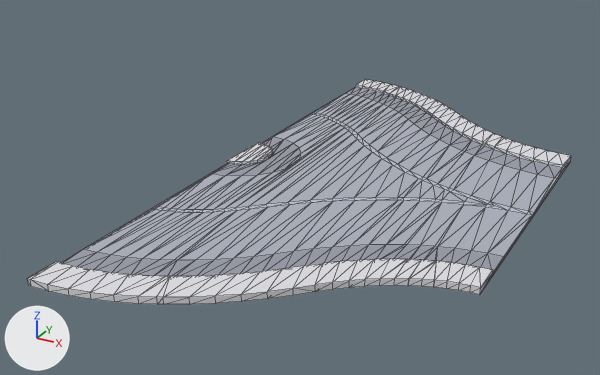
The FBX model Assets/Environment/road_split.fbx as it was, and as the next commit left it.
Before and after are seen from a 50 mm lens placed at (0.96, -1.51, 1.06), pointed at (-0.21, 0.62, -0.01). Arrows for +X, +Y and +Z are at lower left; the lights stay in place. Mesh edges are drawn as thin lines. Where no turn or scale is listed for an object, it has been applied to the vertices. Vertices at the same position are counted once.

The scene before the commit, as lines of its bpy script (objects in view):
```python
me_mesh = bpy.data.meshes.new('Mesh')
me_mesh.from_pydata(...)  # 433 vertices, 862 faces; spans x -0.5..0.5, y -1.0..1.0, z 0.0..0.02
# faces by material slot: [423, 199, 135, 105]
me_mesh.materials.append(mat_pavement)  # white #e2e2e7
me_mesh.materials.append(mat_asphalt)  # light grey #afb4c0
me_mesh.materials.append(mat_asphaltedge)  # grey #9a9da9
me_mesh.materials.append(mat_line)  # light grey #c4c8d7
ob_road_split = bpy.data.objects.new('road_split', me_mesh)
ob_road_split.location = (0.0, 0.75, 0.0)
```
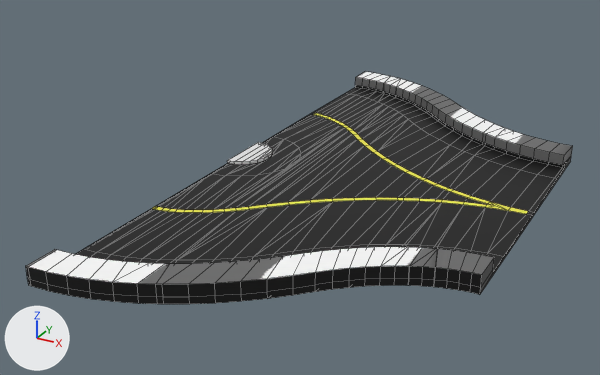
The newer file is also turned or shifted as a whole; pictures and numbers use the older file's frame.

Where the change shows, as pixel boxes (x1, y1, x2, y2) in the pictures (600 x 375 px):
'road_split', reshaped
    before: (27, 79, 571, 304)
    after: (26, 72, 573, 304)
part 1 of me_mesh, added
    after: (26, 247, 494, 297)
part 2 of me_mesh, added
    after: (355, 72, 573, 165)
part 3 of me_mesh, recoloured
    both: (89, 97, 570, 291)
part 4 of me_mesh, recoloured
    both: (76, 92, 494, 263)
part 5 of me_mesh, recoloured
    both: (486, 202, 510, 211)

The change, as a list of edits to the scene's bpy script:
```text
Add img_blackandwhite_lines1_png:
    img_blackandwhite_lines1_png = load_image('BlackAndWhite.Lines1.png', '../Art/BlackAndWhite.Lines1.png', 256, 256, 'sRGB')
Add mat_grey:
    mat_grey = principled_material('grey')
    mat_grey.base_color = (0.8, 0.8, 0.8)  # white #e7e7e7
Add mat_blackandwhite2:
    mat_blackandwhite2 = principled_material('BlackAndWhite2')
    mat_blackandwhite2.texture = img_blackandwhite_lines1_png
Add mat_yellow:
    mat_yellow = principled_material('Yellow')
    mat_yellow.base_color = (0.8, 0.744, 0.0718)  # yellow #e7e04c
Add mat_black:
    mat_black = principled_material('Black')
    mat_black.base_color = (0.0, 0.0, 0.0)  # black #000000
Change me_mesh:
    used by ob_road_split; location = (0.0, 0.75, 0.0)
    remove me_mesh.from_pydata(...)  # 433 vertices, 862 faces; spans x -0.5..0.5, y -1.0..1.0, z 0.0..0.02
    remove me_mesh.materials.append(mat_pavement)  # white #e2e2e7
    add me_mesh.from_pydata(...)  # 547 vertices, 622 faces; spans x -0.5..0.5, y -1.0..1.0, z 0.0..0.06
    me_mesh part 1: 58 vertices added at x -0.5..0.5, y -1.0..-0.4, z 0.06
    me_mesh part 2: 56 vertices added at x -0.5..0.5, y 0.4..1.0, z 0.06
    me_mesh part 3: 85 faces spanning x -0.5..0.5, y -1.0..1.0, z 0.0..0.01 switch from mat_asphalt (light grey #afb4c0) to mat_black (black #000000)
    me_mesh part 4: 29 faces spanning x -0.5..0.36, y -0.9..0.89, z 0.01 switch from mat_asphaltedge (grey #9a9da9) to mat_black (black #000000)
    me_mesh part 5: 5 faces spanning x 0.36..0.43, y -0.02..0.02, z 0.01 switch from mat_line (light grey #c4c8d7) to mat_yellow (yellow #e7e04c)
    add me_mesh.materials.append(mat_blackandwhite2)  # picture img_blackandwhite_lines1_png
    add me_mesh.materials.append(mat_grey)  # white #e7e7e7
```
